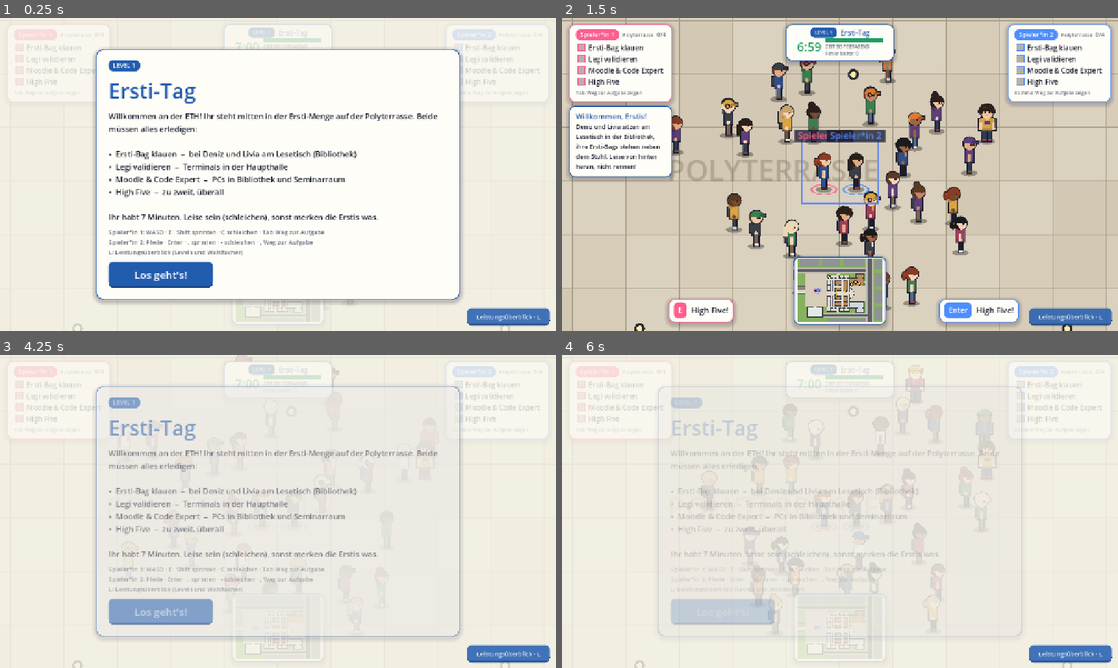
Above: before the commit, frames 1-4 (two rows, left to right).
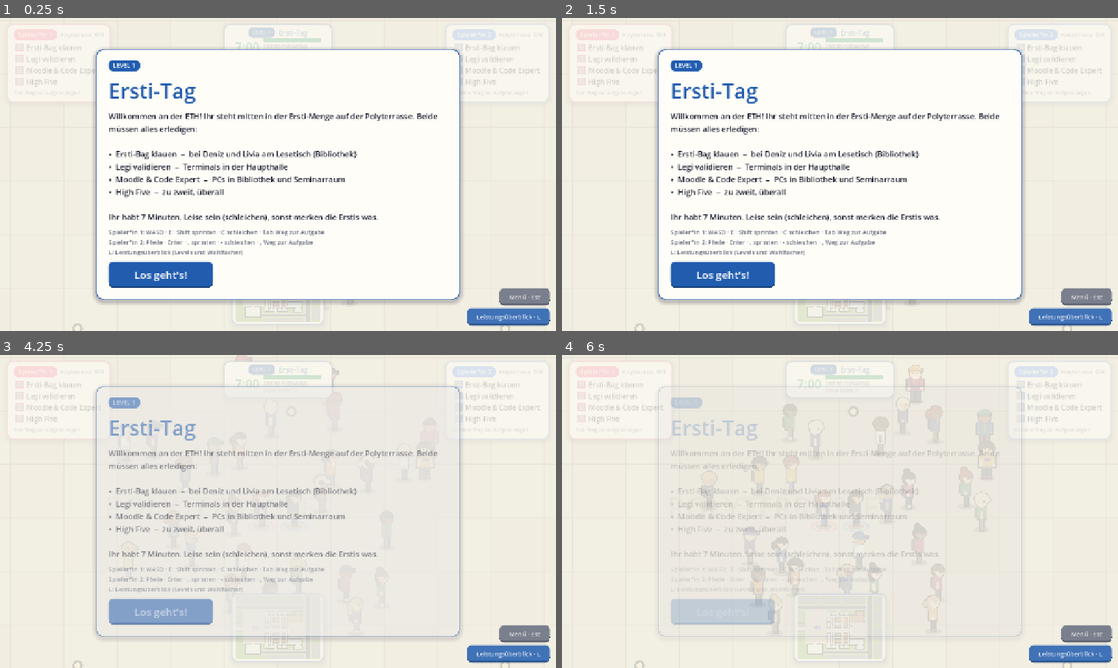
Above: after the commit, the same moments.

Repository: fzehnder/viscon-game
Game: Godot game, scene res://main.tscn
Two runs of this game, one before a commit and one after it. Both use one fixed random seed, a clock stepped at 60 frames per second and the inputs below. This scene is started directly instead of the project's main scene.
Inputs (mouse positions are in pixels of both pictures, inside the frame that each line leads up to):
- Up to frame 1 (0.25 s): no input
- Up to frame 2 (1.5 s): click (1084, 296) at 0.5 s, where only the run after the commit has a clickable "Menü · Esc"; click "Los geht's!" (after the commit: "Weiter") at 1.25 s
- Up to frame 3 (4.25 s): click "Leistungsüberblick · L" at 2 s; click "Level 1 starten" at 2.75 s; tap Enter (start) at 3.5, 3.8 s; move the mouse to (400, 495) at 3.52 s; hold D from 3.53 s (still down); tap E (interact) at 3.6 s; click (400, 495) at 3.67 s; tap Space at 3.77, 4.07 s
- Up to frame 4 (6 s): move the mouse to (728, 527) at 4.27 s; release D at 4.28 s; hold S 4.28-5.03 s; tap Enter (start) at 4.35 s; click (728, 527) at 4.42 s; tap Space at 4.52, 4.82 s; tap L (transcript) at 4.55, 5.1 s; move the mouse to (895, 442) at 5.02 s; hold D 5.03-5.78 s; click (895, 442) at 5.17 s; tap Keypad Enter at 5.3, 5.85 s; move the mouse to (812, 574) at 5.77 s; hold W from 5.78 s (still down); click (812, 574) at 5.92 s

The runs differ from the first frame. In frame 1, 0.5% of the frame differs, in the area x 89-99%, y 86-92%; in frame 2, 85%, in the area x 0-100%, y 0-100%; in frame 3, 0.5%; in frame 4, 0.5%.

Commit message:
Pause menu in the game: button bottom right, or Esc
Resume, restart the level, transcript, start screen, and the keys of both players.
The game stands still while it is open. Esc only opens it while the players walk
around or read the mission card; in minigames it still leaves, in scenes it still
skips. Resuming with E, Enter or Space keeps the game paused for two more frames,
because those are also the keys that interact.

Co-Authored-By: Claude Opus 5.5 <noreply@anthropic.com>

Diff:
--- a/godot/scripts/main.gd
+++ b/godot/scripts/main.gd
@@ -37,6 +37,7 @@
 const LV = preload("res://scripts/levels.gd")
 const UI = preload("res://scripts/ui.gd")
 const Transcript = preload("res://scripts/transcript.gd")
+const PauseMenu = preload("res://scripts/pause_menu.gd")
 const TS := 32.0
 const START := Vector2(12.5, 43.5)
 const STATION := Rect2(0, 41, 10.2, 5)
@@ -139,6 +140,10 @@
 # the transcript (level overview) on top of the running game: L or the button, the game pauses
 var tr_layer: CanvasLayer = null
 var tr_closed_frame := -10
+# the pause menu: its button, or Esc while no minigame and no scene is using that key
+var pause_layer: CanvasLayer = null
+var pause_closed_frame := -10
+var mini_frame := -10      # the last frame in which a minigame was open: its Esc must not open the menu as well
 
 
 ## Layer for the transcript that keeps running while the game is paused; L closes it again
@@ -486,6 +491,10 @@
 
 
 func _unhandled_input(event: InputEvent) -> void:
+	if event is InputEventKey and event.pressed and not event.echo and event.physical_keycode == KEY_ESCAPE and _esc_pauses():
+		get_viewport().set_input_as_handled()
+		open_pause()
+		return
 	var dz := 0.0
 	if event is InputEventMouseButton and event.pressed:
 		if event.button_index == MOUSE_BUTTON_WHEEL_UP:
@@ -559,6 +568,8 @@
 
 func _process(delta: float) -> void:
 	_update_cameras(delta)
+	if minis[0] != null or minis[1] != null:
+		mini_frame = Engine.get_process_frames()
 	if Input.is_action_just_pressed("transcript"):
 		open_transcript()
 		return
@@ -648,24 +659,71 @@
 	get_tree().change_scene_to_file("res://menu.tscn")
 
 
-# ------------------------------------------------------------------ transcript in the game
-## Small button bottom right, above everything except cutscenes: the transcript is always one click away.
+# ------------------------------------------------------------------ pause menu and transcript in the game
+## Two small buttons bottom right, above everything except cutscenes: the pause menu and the
+## transcript are always one click away. One above the other: side by side the left one would
+## lie on the input hint of player 2.
 func _add_transcript_button() -> void:
 	var cl := CanvasLayer.new()
 	cl.layer = 16   # over the HUD and over full-screen level scenes such as the ski race
 	add_child(cl)
+	var row := VBoxContainer.new()
+	row.add_theme_constant_override("separation", 6)
+	row.mouse_filter = Control.MOUSE_FILTER_IGNORE
+	row.anchor_left = 1.0
+	row.anchor_top = 1.0
+	row.anchor_right = 1.0
+	row.anchor_bottom = 1.0
+	row.grow_horizontal = Control.GROW_DIRECTION_BEGIN
+	row.grow_vertical = Control.GROW_DIRECTION_BEGIN
+	row.offset_right = -14.0
+	row.offset_bottom = -12.0
+	row.modulate.a = 0.85
+	cl.add_child(row)
+	var m := UI.button("Menü · Esc", UI.INK2, 14)
+	m.size_flags_horizontal = Control.SIZE_SHRINK_END
+	m.pressed.connect(open_pause)
+	row.add_child(m)
 	var b := UI.button("Leistungsüberblick · L", UI.ETH_BLUE, 14)
-	b.anchor_left = 1.0
-	b.anchor_top = 1.0
-	b.anchor_right = 1.0
-	b.anchor_bottom = 1.0
-	b.grow_horizontal = Control.GROW_DIRECTION_BEGIN
-	b.grow_vertical = Control.GROW_DIRECTION_BEGIN
-	b.offset_right = -14.0
-	b.offset_bottom = -12.0
-	b.modulate.a = 0.85
 	b.pressed.connect(open_transcript)
-	cl.add_child(b)
+	row.add_child(b)
+
+
+## Esc belongs to the minigames (leave) and to the scenes (skip). Only while the players walk
+## around or read the mission card does it open the pause menu.
+func _esc_pauses() -> bool:
+	if not (state in ["play", "intro"]) or minis[0] != null or minis[1] != null:
+		return false
+	return Engine.get_process_frames() - mini_frame > 2
+
+
+## Pause menu over the game (pause_menu.gd): resume, restart the level, transcript, start screen.
+func open_pause() -> void:
+	if pause_layer != null or tr_layer != null or Engine.get_process_frames() - pause_closed_frame < 3:
+		return
+	pause_layer = PauseMenu.new()
+	pause_layer.title = "%s · %s" % [String(lv.get("tag", "")), String(lv.get("name", ""))]
+	pause_layer.resume.connect(close_pause)
+	pause_layer.restart.connect(func():
+		get_tree().paused = false
+		get_tree().reload_current_scene())
+	pause_layer.transcript.connect(func():
+		close_pause()
+		open_transcript())
+	pause_layer.to_menu.connect(func():
+		get_tree().paused = false
+		get_tree().change_scene_to_file("res://menu.tscn"))
+	add_child(pause_layer)
+	get_tree().paused = true
+
+
+func close_pause() -> void:
+	if pause_layer == null:
+		return
+	get_tree().paused = false
+	pause_layer.queue_free()
+	pause_layer = null
+	pause_closed_frame = Engine.get_process_frames()
 
 
 ## Shows the transcript over the game and pauses it. A click on a course starts that level
--- /dev/null
+++ b/godot/scripts/pause_menu.gd
@@ -0,0 +1,150 @@
+extends CanvasLayer
+## Pause menu over the running game: the button "Menü · Esc" bottom right, or Esc while nothing
+## else is using that key (main._esc_pauses). The tree is paused while it is open (main.open_pause),
+## this layer keeps running.
+## Mouse, W/S or the arrow keys and E/Enter; Esc goes back into the game.
+
+signal resume
+signal restart
+signal transcript
+signal to_menu
+
+const KEYS = preload("res://scripts/controls.gd")
+const UI = preload("res://scripts/ui.gd")
+
+const ENTRIES := [["Weiter", "resume"], ["Level neu starten", "restart"], ["Leistungsüberblick", "transcript"],
+	["Startbildschirm", "to_menu"]]
+# the table of keys: [what, entry in KEYS.LABELS]
+const KEY_ROWS := [["Bewegen", "dirs"], ["Benutzen", "ok"], ["Rennen", "sprint"], ["Schleichen", "sneak"],
+	["Weg zur Aufgabe", "select"], ["Antworten", "nums"], ["Minigame verlassen", "abort"]]
+
+var title := ""          # which level is paused, set by main before the menu is added
+var buttons: Array = []
+var marks: Array = []
+var sel := 0
+var born := 0
+var leaving := false
+
+
+## Small triangle in front of the entry that E / Enter would press.
+class Mark:
+	extends Control
+	var on := false
+
+	func _draw() -> void:
+		if not on:
+			return
+		var c := size / 2.0
+		draw_colored_polygon(PackedVector2Array([c + Vector2(-5, -7), c + Vector2(6, 0), c + Vector2(-5, 7)]), Color("215caf"))
+
+
+func _ready() -> void:
+	layer = 55                                   # over minigames (20) and cutscenes (30), under the transcript (60)
+	process_mode = Node.PROCESS_MODE_ALWAYS
+	born = Engine.get_process_frames()
+	var dim := ColorRect.new()
+	dim.color = Color(0.09, 0.1, 0.18, 0.55)
+	dim.set_anchors_and_offsets_preset(Control.PRESET_FULL_RECT)
+	dim.mouse_filter = Control.MOUSE_FILTER_STOP   # nothing behind the menu can be clicked
+	add_child(dim)
+	var cc := CenterContainer.new()
+	cc.set_anchors_and_offsets_preset(Control.PRESET_FULL_RECT)
+	cc.mouse_filter = Control.MOUSE_FILTER_IGNORE
+	add_child(cc)
+	var card := UI.panel(UI.PAPER, UI.ETH_BLUE, 20, 24.0)
+	cc.add_child(card)
+	var v := VBoxContainer.new()
+	v.add_theme_constant_override("separation", 10)
+	card.add_child(v)
+	var head := UI.label("Pause", 38, UI.ETH_BLUE)
+	head.horizontal_alignment = HORIZONTAL_ALIGNMENT_CENTER
+	v.add_child(head)
+	if title != "":
+		var sub := UI.label(title, 15, UI.INK2)
+		sub.horizontal_alignment = HORIZONTAL_ALIGNMENT_CENTER
+		v.add_child(sub)
+	for i in ENTRIES.size():
+		var row := HBoxContainer.new()
+		row.add_theme_constant_override("separation", 6)
+		row.alignment = BoxContainer.ALIGNMENT_CENTER
+		v.add_child(row)
+		var m := Mark.new()
+		m.custom_minimum_size = Vector2(18, 48)
+		m.mouse_filter = Control.MOUSE_FILTER_IGNORE
+		row.add_child(m)
+		marks.append(m)
+		var b := UI.button(String(ENTRIES[i][0]), UI.ETH_BLUE if i == 0 else UI.INK2, 20)
+		b.custom_minimum_size = Vector2(300, 48)
+		var idx := i
+		b.pressed.connect(func(): _press(idx))
+		b.mouse_entered.connect(func(): _select(idx))
+		row.add_child(b)
+		buttons.append(b)
+		var pad := Control.new()                 # as wide as the mark, so the button sits in the middle
+		pad.custom_minimum_size = Vector2(18, 0)
+		pad.mouse_filter = Control.MOUSE_FILTER_IGNORE
+		row.add_child(pad)
+	var line := ColorRect.new()
+	line.color = UI.LINE
+	line.custom_minimum_size = Vector2(0, 2)
+	v.add_child(line)
+	# the keys of both players
+	var grid := GridContainer.new()
+	grid.columns = 3
+	grid.add_theme_constant_override("h_separation", 28)
+	grid.add_theme_constant_override("v_separation", 2)
+	grid.size_flags_horizontal = Control.SIZE_SHRINK_CENTER
+	v.add_child(grid)
+	grid.add_child(UI.label("", 14, UI.INK2))
+	for i in 2:
+		grid.add_child(UI.label(Game.name_of(i), 15, Color(String(KEYS.TAG_COLORS[i])).darkened(0.15)))
+	for r in KEY_ROWS:
+		grid.add_child(UI.label(String(r[0]), 14, UI.INK2))
+		for i in 2:
+			grid.add_child(UI.label(String(KEYS.LABELS[i][r[1]]), 14, UI.INK))
+	var hint := UI.label("W/S oder Pfeiltasten wählen  ·  E oder Enter bestätigen  ·  Esc zurück ins Spiel", 12, UI.INK2)
+	hint.horizontal_alignment = HORIZONTAL_ALIGNMENT_CENTER
+	v.add_child(hint)
+	_select(0)
+	UI.pop_in(card, 0.0, 0.85)
+	UI.sfx("pop")
+
+
+func _select(i: int) -> void:
+	sel = i
+	for k in marks.size():
+		(marks[k] as Mark).on = k == sel
+		(marks[k] as Mark).queue_redraw()
+
+
+func _press(i: int) -> void:
+	if leaving:
+		return
+	var what := String(ENTRIES[i][1])
+	if what == "resume":
+		# E, Enter and Space are also the keys that interact: the game stays paused until that
+		# press is over, or it would take it as an interaction the moment it runs again
+		leaving = true
+		await get_tree().process_frame
+		await get_tree().process_frame
+	emit_signal(what)
+
+
+func _input(event: InputEvent) -> void:
+	if not (event is InputEventKey) or not event.pressed:
+		return
+	get_viewport().set_input_as_handled()        # no key reaches the game while the menu is open
+	if event.echo or Engine.get_process_frames() - born < 2:
+		return                                   # (the press that opened the menu is not for the menu)
+	match event.physical_keycode:
+		KEY_ESCAPE:
+			resume.emit()
+		KEY_W, KEY_UP:
+			_select(posmod(sel - 1, buttons.size()))
+			UI.sfx("tick")
+		KEY_S, KEY_DOWN:
+			_select(posmod(sel + 1, buttons.size()))
+			UI.sfx("tick")
+		KEY_E, KEY_ENTER, KEY_KP_ENTER, KEY_SPACE:
+			UI.sfx("click")
+			_press(sel)
Not shown, added: godot/scripts/pause_menu.gd.uid
Not shown, changed: CLAUDE.md
